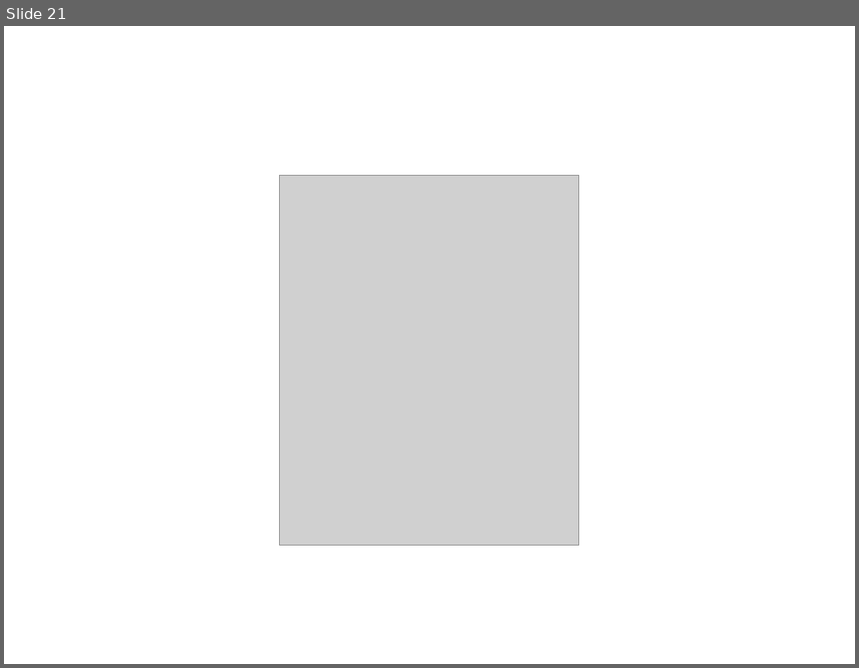
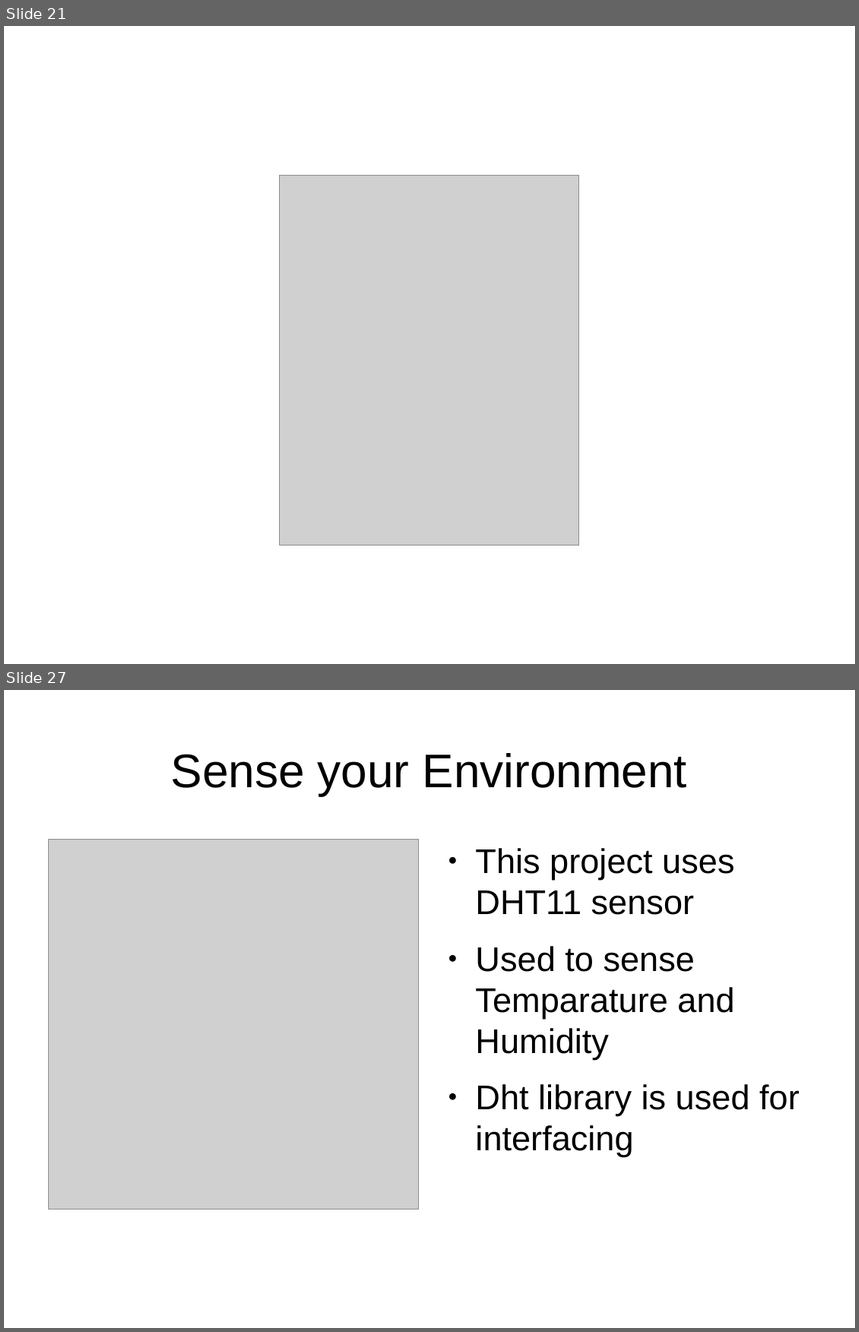
Before and after one commit to dhayanithivijayan/LearnIt, a slide deck: Arduino/DayThree.odp. Shown one above the other, each under a label of ours: slide 21 before the commit, slides 21 and 27 after it; the slides between them are not shown. The pictures are 859x668 and 859x1332 pixels, drawn with LibreOffice and Linux fonts; fonts in the diff are those of the drawing; grey boxes stand for pictures. Boxes give left, top, right and bottom in pixels: in the first picture for what was removed or moved away, otherwise in the second. Text is boxed around its words. In the diff, an @@ line names an element or a change of style, - is before the commit and + after.

```diff
--- a/Arduino/DayThree.odp
+++ b/Arduino/DayThree.odp
@@ slide 27 added at bbox=[4, 690, 855, 1328], background #FFFFFF @@
@@ title added at bbox=[171, 753, 687, 796], 44 pt, text #000000 @@
+Sense your Environment
@@ picture added at bbox=[48, 839, 418, 1209] @@
@@ text added at bbox=[475, 848, 800, 1157], 32 pt, text #000000 @@
+● This project uses DHT11 sensor
+● Used to sense Temparature and Humidity
+● Dht library is used for interfacing
```
Also in this commit, not shown: 10 other slides added, 1 slide removed, 16 other files.
